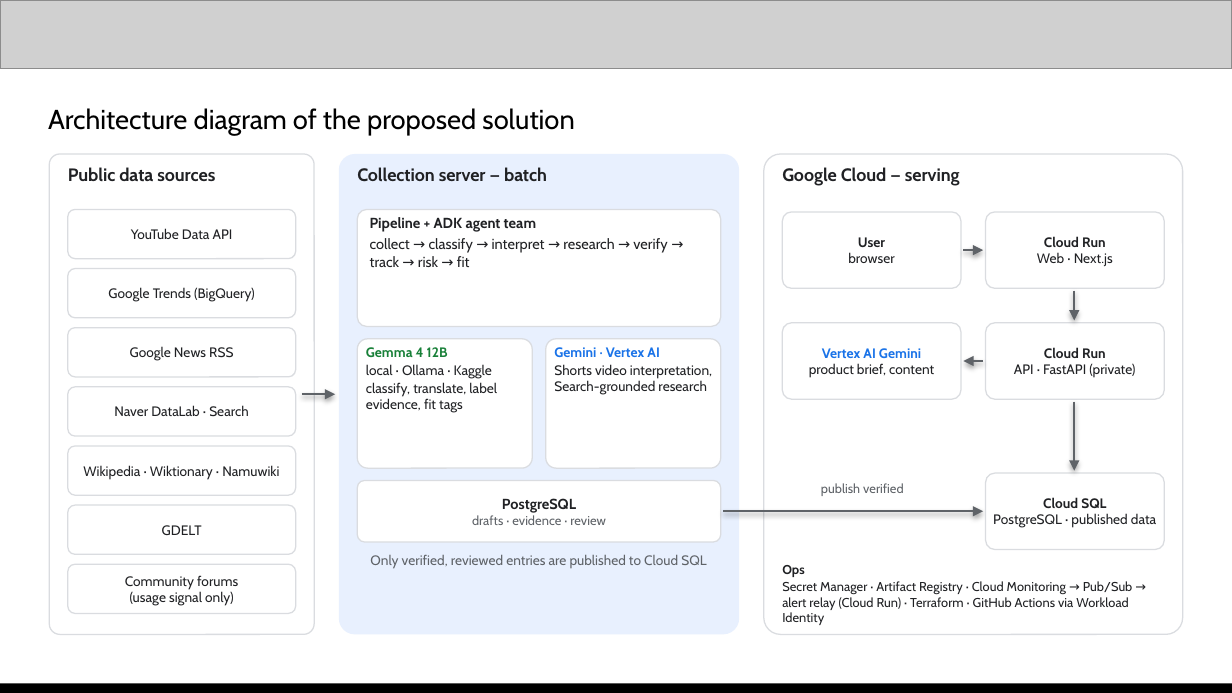
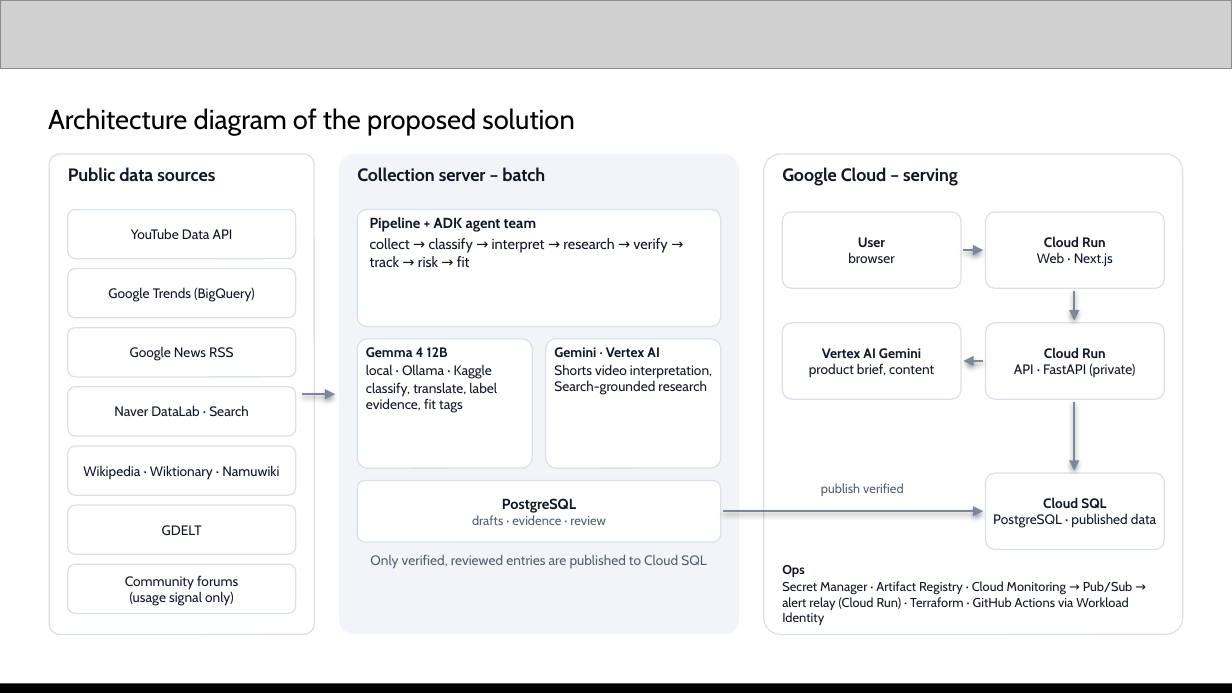
Before and after one commit to Sihyeon-Ji/trend-interpreter, a slide deck: slide 6 of docs/대회/제출/AI-Builder-Cup-제출-초안.pptx (slide 7 before the commit). Drawn at 1232x693 pixels with LibreOffice and Linux fonts; fonts in the diff are those of the drawing; grey boxes stand for pictures. Boxes give left, top, right and bottom in pixels: in the first picture for what was removed or moved away, otherwise in the second. Text is boxed around its words. In the diff, an @@ line names an element or a change of style, - is before the commit and + after.

Commit message:
docs: 발표 자료를 웹 톤으로 다시 꾸미고 최신 사례·그래프·표·화면 사진 넣기
- 웹 무대 색(글자 #121826·판 #f2f4f7, 파란색은 사람 승인만), 색 번호 원·테두리 카드·긴 대시 제거
- Why now: 스타벅스 코리아 탱크데이(2026-05)·Journal of Marketing Research(2025) 사례와 Morning Consult 그래프
- 기존 도구 비교표, 회차별 어울림 그래프, 운영 화면 네 장, 효과·실현성 숫자 갱신
- 옛 추천 화면 와이어프레임 슬라이드 삭제
- README(영어·한국어) Why it matters에 같은 최신 사례 추가

```diff
--- a/docs/대회/제출/AI-Builder-Cup-제출-초안.pptx
+++ b/docs/대회/제출/AI-Builder-Cup-제출-초안.pptx
@@ text "Architecture diagram of the proposed ..." at [48,108,574,135]: text colour #000000 to none @@
@@ rounded rectangle at [339,154,739,634]: fill #E8F0FE to #F2F4F7 @@
@@ text at [357,167,545,182]: text changed; text colour #202124 to #121826 @@
-Collection server — batch
+Collection server – batch
@@ text at [782,167,958,186]: text changed; text colour #202124 to #121826 @@
-Google Cloud — serving
+Google Cloud – serving
@@ arrow (963, 250) - (983, 250): stroke #5F6368 1.25 pt to #7D8798 1.25 pt @@
@@ arrow (1074, 291) - (1074, 320): stroke #5F6368 1.25 pt to #7D8798 1.25 pt @@
@@ text "Vertex AI Gemini" at [809,348,934,378]: text colour #1A73E8 to #121826 in "Vertex AI Gemini"; text colour #202124 to #121826 in "product brief, content" @@
@@ outline #DADCE0 0.75 pt to #DCE1E8 0.75 pt in 5 elements at [49,154,314,634], [764,154,1183,634], [357,339,532,468], [546,339,721,468], [782,323,961,399] @@
@@ text "Gemma 4 12B" at [366,347,497,413]: text colour #188038 to #121826 in "Gemma 4 12B"; text colour #202124 to #121826 in "local · Ollama · Kaggle", "classify, translate, label evidence, fit tags" @@
@@ text "Gemini · Vertex AI" at [554,347,712,395]: text colour #1A73E8 to #121826 in "Gemini · Vertex AI"; text colour #202124 to #121826 in "Shorts video interpretation, Search-grounded research" @@
@@ arrow (983, 361) - (963, 361): stroke #5F6368 1.25 pt to #7D8798 1.25 pt @@
@@ arrow (302, 394) - (335, 394): stroke #5F6368 1.25 pt to #7D8798 1.25 pt @@
@@ arrow (1074, 402) - (1074, 471): stroke #5F6368 1.25 pt to #7D8798 1.25 pt @@
@@ text "publish verified" at [821,483,904,496]: text colour #5F6368 to #566074 @@
@@ arrow (723, 511) - (983, 511): stroke #5F6368 1.25 pt to #7D8798 1.25 pt @@
```
Also in this commit, not shown: 12 other slides changed, 1 slide removed, 3 other files.
